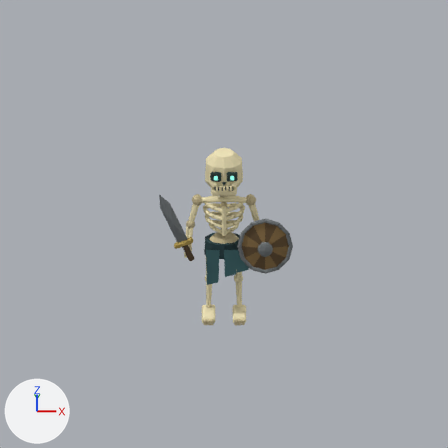
The Blender file blender/reference/skeleton.blend as it was, and as the next commit left it.
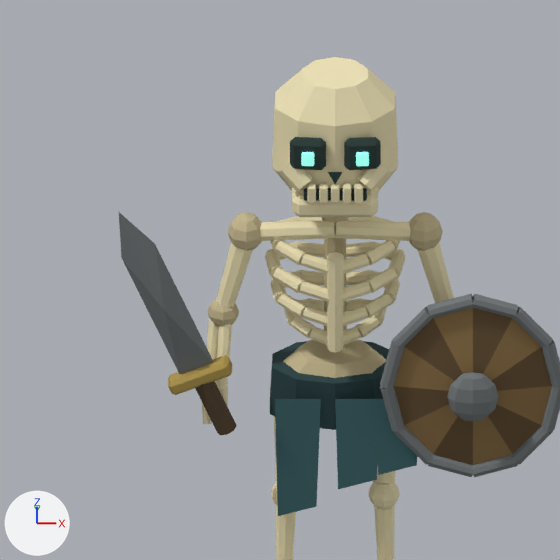
Old and new are each drawn from the file's camera 'Camera' and again close up on the part from 28% to 65% of the width and 29% to 67% of the height. The axes (+X, +Y, +Z) are drawn at lower left. The lights are the same throughout. The first two pictures are the older version.

Objects in the first close-up: 'Reference_skeleton'.
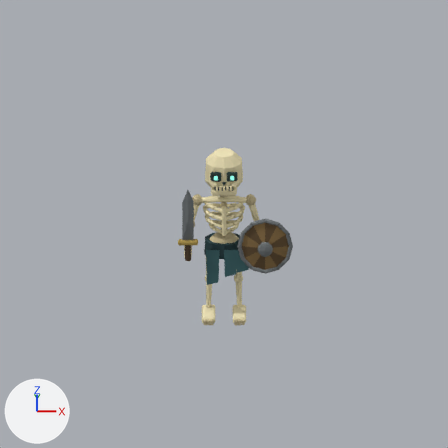
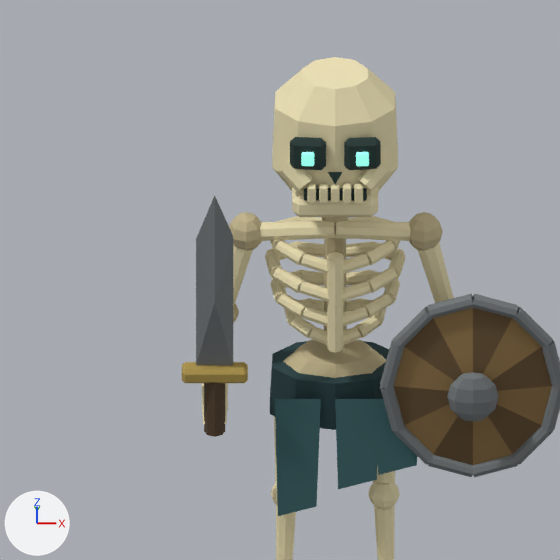
Pixel boxes [x1, y1, x2, y2] of what changed, in the close-ups (560 x 560 px; the box of a moved part takes in the faces that stretch with it):
'Reference_skeleton', reshaped
    before: [119, 57, 560, 560]
    after: [182, 57, 560, 560]
part 1 of me_angular_ivory_cranium, moved or reshaped
    before: [168, 355, 232, 395]
    after: [182, 362, 248, 383]
part 2 of me_angular_ivory_cranium, moved or reshaped
    before: [119, 212, 214, 374]
    after: [196, 196, 233, 365]
part 3 of me_angular_ivory_cranium, moved or reshaped
    before: [195, 381, 237, 435]
    after: [204, 382, 225, 437]

The change in detail:
me_angular_ivory_cranium is used by ob_reference_skeleton; location (0.0, 0.0, 0.0).
me_angular_ivory_cranium had 2156 vertices, 1752 faces and spanned x -0.75..0.8, y -0.33..0.2, z 0.02..2.23.
me_angular_ivory_cranium now has 2156 vertices, 1752 faces and spans x -0.53..0.8, y -0.33..0.2, z 0.02..2.23.
me_angular_ivory_cranium part 1: the loose piece of 24 vertices spanning x -0.58..-0.36, y -0.23..-0.15, z 1.04..1.18 is turned 22.9 degrees about the y axis through its middle, then moved by (0.05, 0.0, 0.01).
me_angular_ivory_cranium part 2: the loose piece of 6 vertices spanning x -0.75..-0.42, y -0.23..-0.19, z 1.11..1.78 is turned 22.9 degrees about the y axis through its middle, then moved by (0.19, 0.0, 0.03).
Part 3, on me_angular_ivory_cranium:
Vertex 1863 of me_angular_ivory_cranium moves from (-0.38, -0.23, 0.89) at pixel (226, 434) to (-0.42, -0.23, 0.88) at pixel (214, 436).
Vertex 1864 of me_angular_ivory_cranium moves from (-0.47, -0.23, 1.11) at pixel (200, 380) to (-0.42, -0.23, 1.12) at pixel (214, 378).
Vertex 1865 of me_angular_ivory_cranium moves from (-0.4, -0.22, 0.88) at pixel (220, 435) to (-0.39, -0.22, 0.88) at pixel (222, 435).
Vertex 1866 of me_angular_ivory_cranium moves from (-0.49, -0.22, 1.1) to (-0.39, -0.22, 1.12).
Vertex 1867 of me_angular_ivory_cranium moves from (-0.41, -0.19, 0.87) at pixel (217, 432) to (-0.38, -0.19, 0.88) at pixel (225, 431).
Vertex 1868 of me_angular_ivory_cranium moves from (-0.5, -0.19, 1.1) to (-0.38, -0.19, 1.12).
Vertex 1869 of me_angular_ivory_cranium moves from (-0.4, -0.16, 0.88) to (-0.39, -0.16, 0.88).
Vertex 1870 of me_angular_ivory_cranium moves from (-0.49, -0.16, 1.1) to (-0.39, -0.16, 1.12).
Vertex 1871 of me_angular_ivory_cranium moves from (-0.38, -0.15, 0.89) to (-0.42, -0.15, 0.88).
Vertex 1872 of me_angular_ivory_cranium moves from (-0.47, -0.15, 1.11) to (-0.42, -0.15, 1.12).
Vertex 1873 of me_angular_ivory_cranium moves from (-0.35, -0.16, 0.9) to (-0.45, -0.16, 0.88).
Vertex 1875 of me_angular_ivory_cranium moves from (-0.34, -0.19, 0.9) at pixel (236, 425) to (-0.46, -0.19, 0.88) at pixel (204, 431).
Vertex 1876 of me_angular_ivory_cranium moves from (-0.44, -0.19, 1.12) to (-0.46, -0.19, 1.12).
Vertex 1877 of me_angular_ivory_cranium moves from (-0.35, -0.22, 0.9) at pixel (233, 430) to (-0.45, -0.22, 0.88) at pixel (207, 435).
